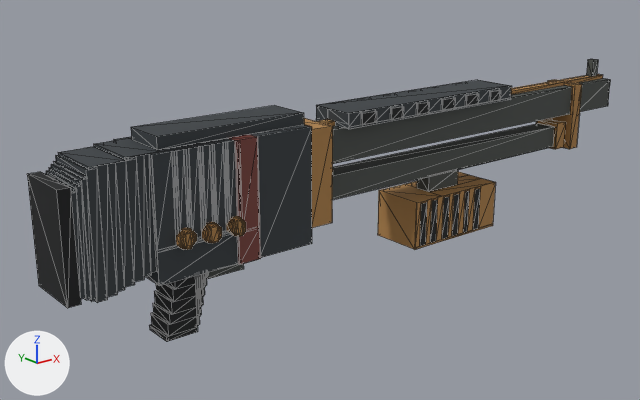
The glTF model built/bolt_scattergun.glb: old version first, new version second.
The view is the same before and after, from a 50 mm lens placed at (-0.757, -1.163, 0.655), pointed at (0.225, 0.065, 0.163). Lighting does not change. The marker at lower left points along +X, +Y and +Z. The older version comes first. Mesh edges are drawn as thin lines. Where no turn or scale is listed for an object, it has been applied to the vertices. Vertices at exactly the same position are counted once.

Objects in the first picture: 'bolt_scattergun:compound'.
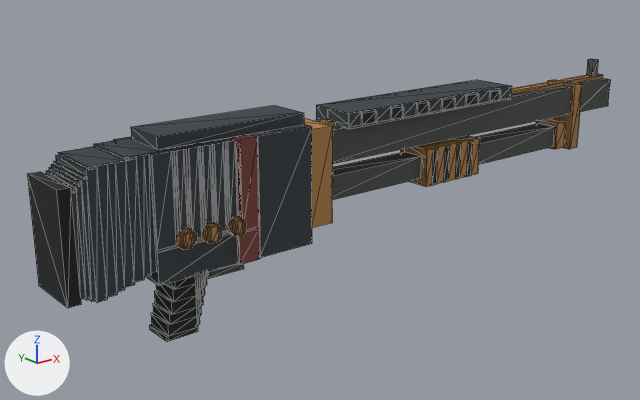
What the commit changed:
me_bolt_scattergun_compound is used by ob_bolt_scattergun_compound; location (0.0, 0.0, 0.0).
me_bolt_scattergun_compound had 862 vertices, 1196 faces and spanned x -0.32..0.98, y -0.076..0.064, z 0.028..0.364.
me_bolt_scattergun_compound now has 850 vertices, 1208 faces and spans x -0.32..0.98, y -0.076..0.064, z 0.028..0.364.
Part 1, on me_bolt_scattergun_compound:
99 vertices are removed from x 0.36..0.8, y -0.052..0.052, z 0.068..0.192.
116 faces are deleted.
1 vertex moves from x 0.8, y 0.016, z 0.192 to x 0.544, y 0.024, z 0.192.
55 vertices are added at x 0.4..0.544, y -0.036..0.04, z 0.18..0.252.
5 new vertices lie (0.012, 0.0, 0.0) away from vertices in x 0.416, y -0.036..0.036, z 0.18..0.252.
5 new vertices lie (-0.012, 0.0, 0.0) away from vertices in x 0.524, y -0.036..0.036, z 0.18..0.252.
6 new vertices lie (0.0, 0.004, 0.0) away from vertices in x 0.416..0.524, y 0.036, z 0.18..0.248.
5 new vertices lie (-0.012, 0.0, 0.0) away from vertices in x 0.492, y -0.036..0.036, z 0.18..0.252.
5 new vertices lie (0.012, 0.0, 0.0) away from vertices in x 0.448, y -0.036..0.036, z 0.18..0.252.
6 new vertices lie (0.0, 0.004, 0.0) away from vertices in x 0.448..0.492, y 0.036, z 0.18..0.248.
16 new faces join them, mat_4b4f4c (dark grey #4b4f4c).
64 new faces join them, mat_b0824a (brown #b0824a).
48 new faces join them, mat_181a1b (black #181a1b).

Where the change shows, as pixel boxes (x1, y1, x2, y2) in the pictures (640 x 400 px; the box of a moved part takes in the faces that stretch with it):
part 1 of me_bolt_scattergun_compound, moved or reshaped
    before: (332, 124, 554, 249)
    after: (332, 124, 554, 200)
